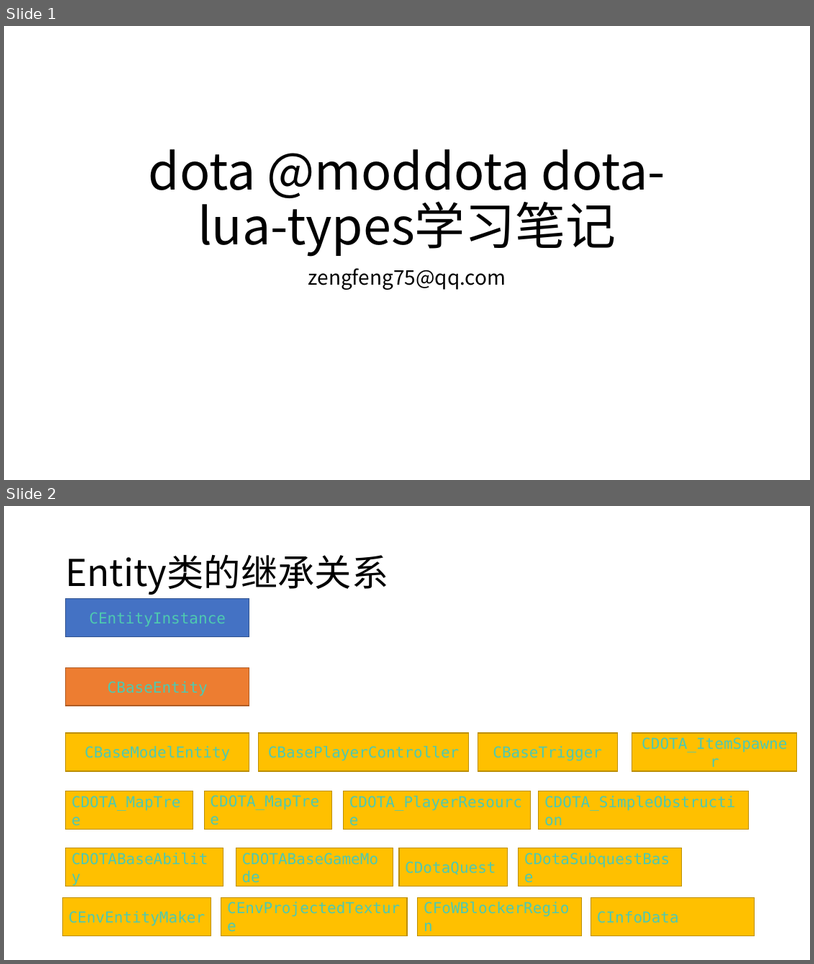
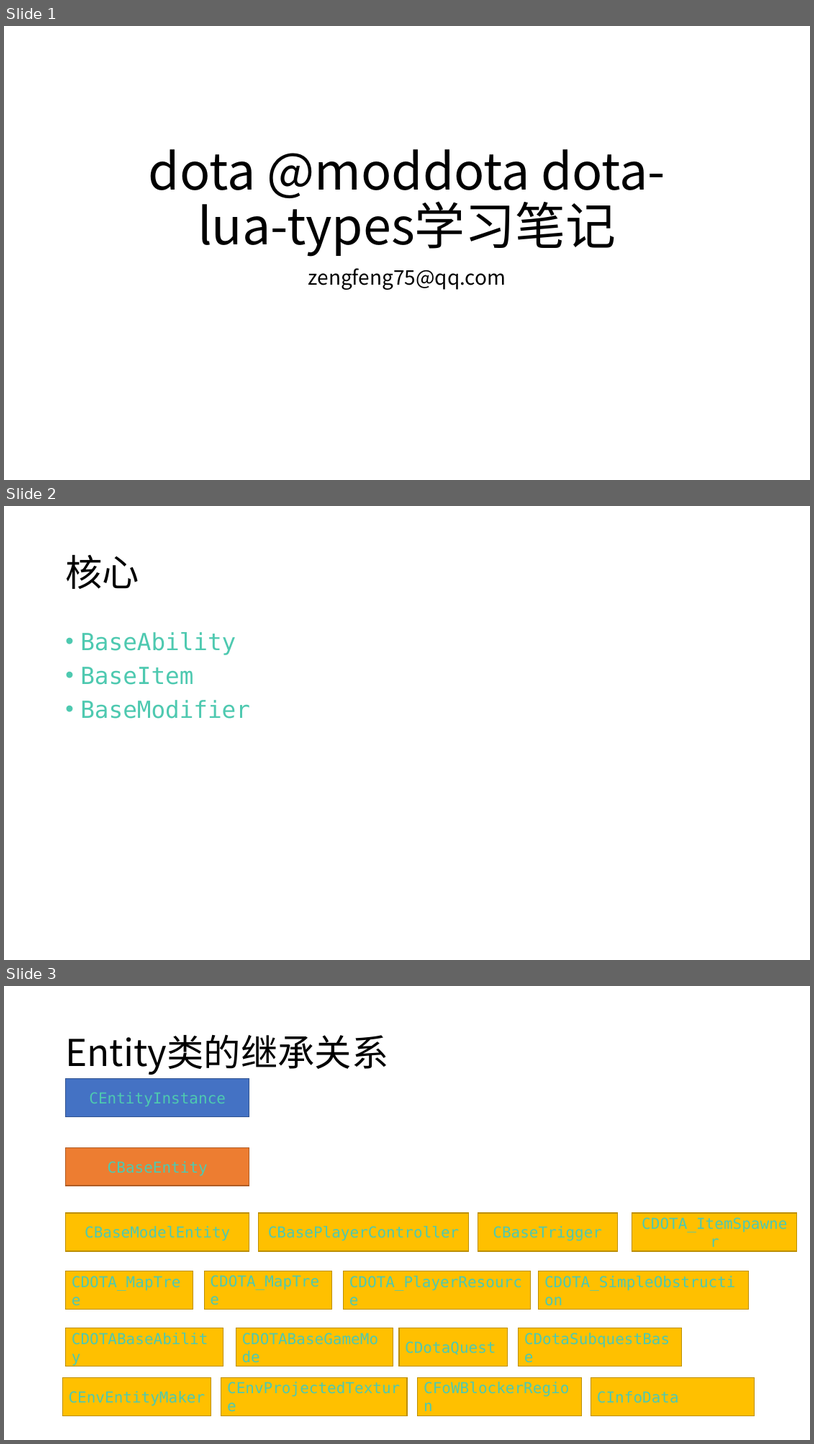
Before and after one commit to ihaiucom/ihaiu.blog, a slide deck: web/dota/dota @moddota dota-lua-types学习笔记.pptx. Shown one above the other, each under a label of ours: slides 1 and 2 before the commit, slides 1, 2 and 3 after it. The pictures are 814x964 and 814x1444 pixels, drawn with LibreOffice and Linux fonts; fonts in the diff are those of the drawing. Boxes give left, top, right and bottom in pixels: in the first picture for what was removed or moved away, otherwise in the second. Text is boxed around its words. In the diff, an @@ line names an element or a change of style, - is before the commit and + after.

```diff
--- a/web/dota/dota @moddota dota-lua-types学习笔记.pptx
+++ b/web/dota/dota @moddota dota-lua-types学习笔记.pptx
@@ slide 2 added at bbox=[4, 506, 810, 960], background #FFFFFF @@
@@ title added at bbox=[65, 555, 139, 589], 44 pt, text #000000 @@
+核心
@@ text added at bbox=[80, 632, 250, 718], 28 pt, text #4EC9B0 @@
+• BaseAbility
+• BaseItem
+• BaseModifier
@@ what was slide 2 is now slide 3 @@
```
Also in this commit, not shown: 2 slides changed.
